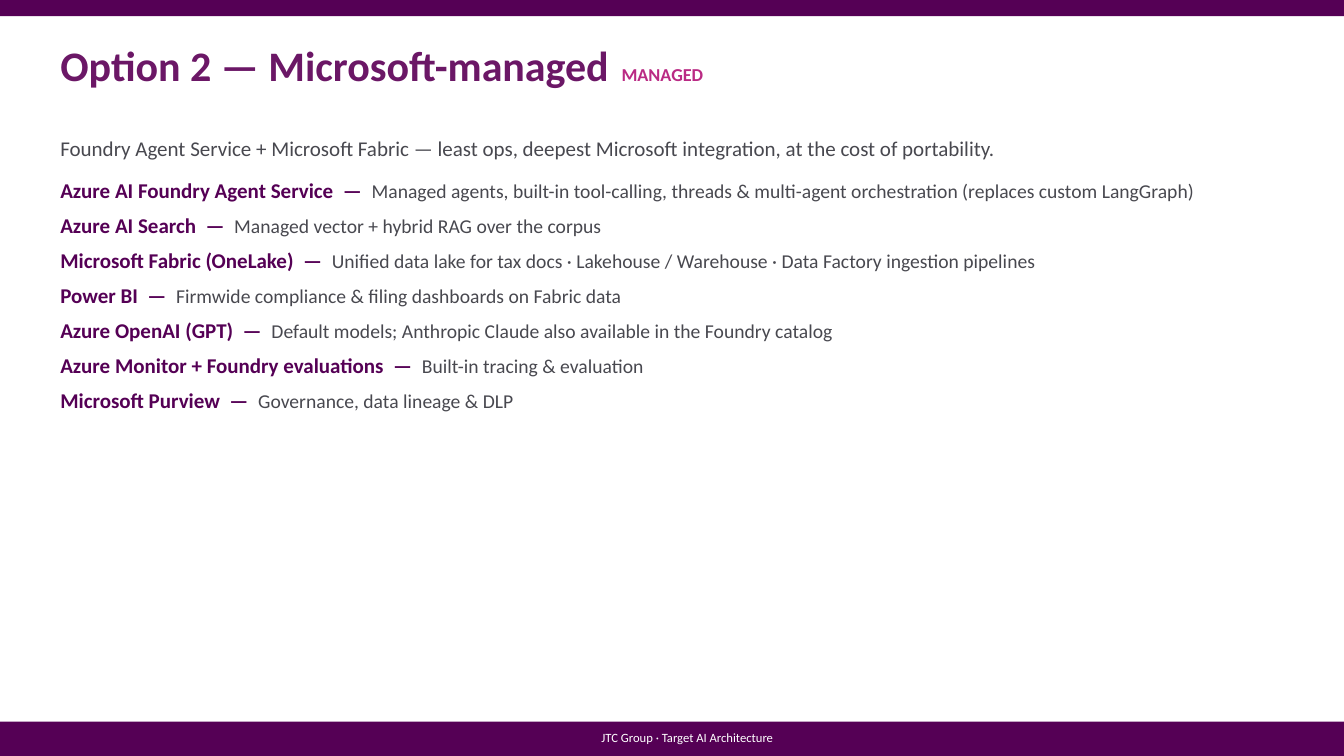
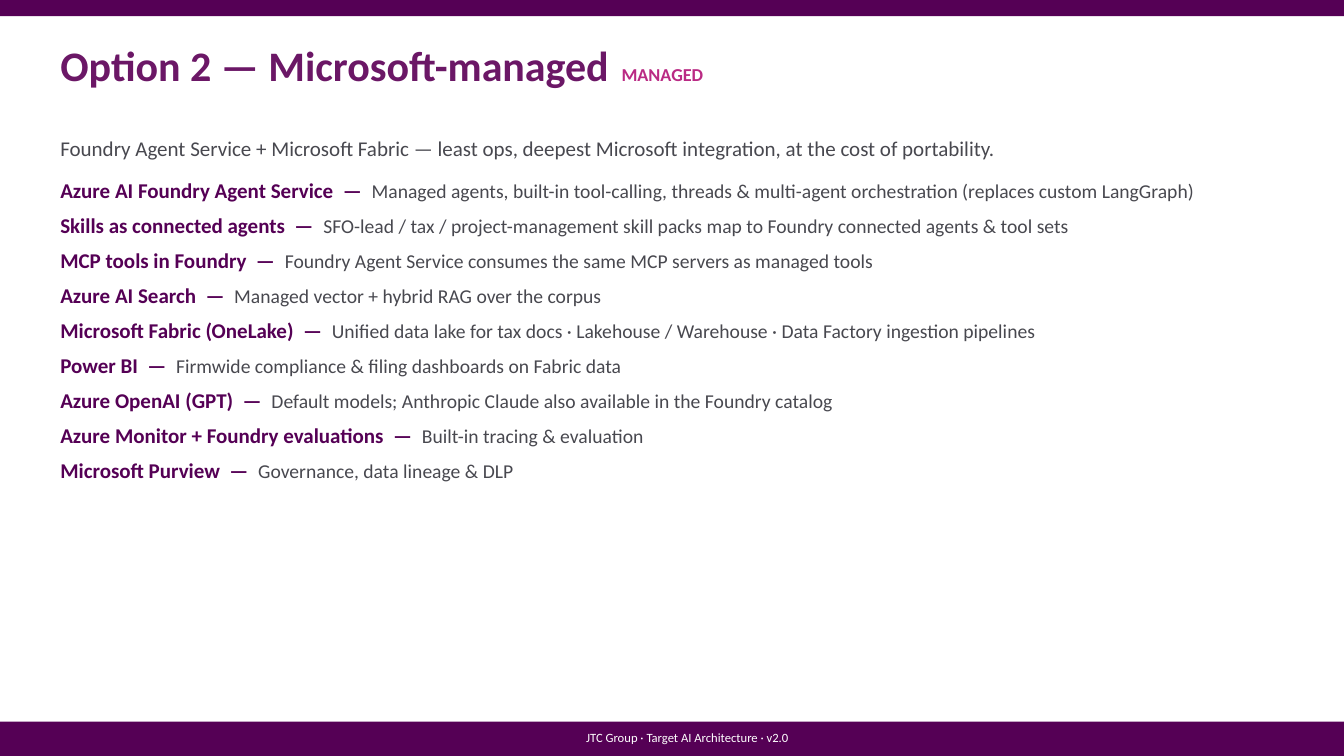
Before and after one commit to predictivelabsai/FastFund, a slide deck: slide 8 of docs/jtcgroup_target_ai_architecture.pptx (slide 6 before the commit). Drawn at 1344x756 pixels with LibreOffice and Linux fonts; fonts in the diff are those of the drawing. Boxes give left, top, right and bottom in pixels: in the first picture for what was removed or moved away, otherwise in the second. Text is boxed around its words. In the diff, an @@ line names an element or a change of style, - is before the commit and + after.

```diff
--- a/docs/jtcgroup_target_ai_architecture.pptx
+++ b/docs/jtcgroup_target_ai_architecture.pptx
@@ text at (60,218,1069,272): paragraphs added @@
+Skills as connected agents — SFO-lead / tax / project-management skill packs map to Foundry connected agents & tool sets
+MCP tools in Foundry — Foundry Agent Service consumes the same MCP servers as managed tools
@@ text in rectangle at (586,733,789,744): text changed @@
-JTC Group · Target AI Architecture
+JTC Group · Target AI Architecture · v2.0
```
Also in this commit, not shown: 8 other slides changed, 2 slides added, 4 other files.
